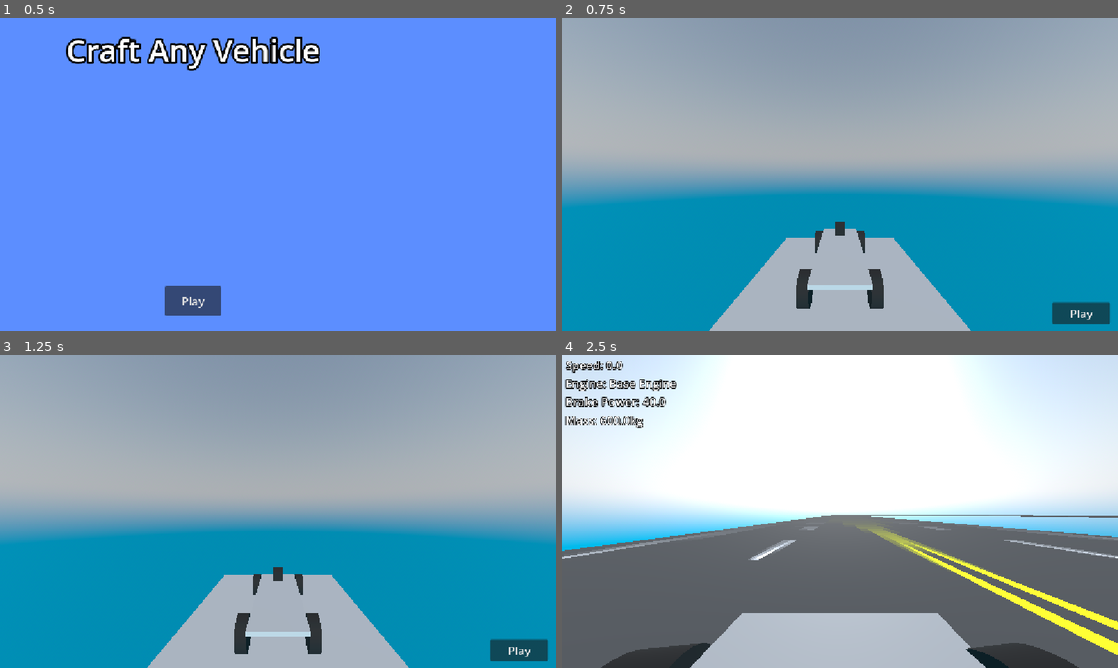
Above: before the commit, frames 1-4 (two rows, left to right).
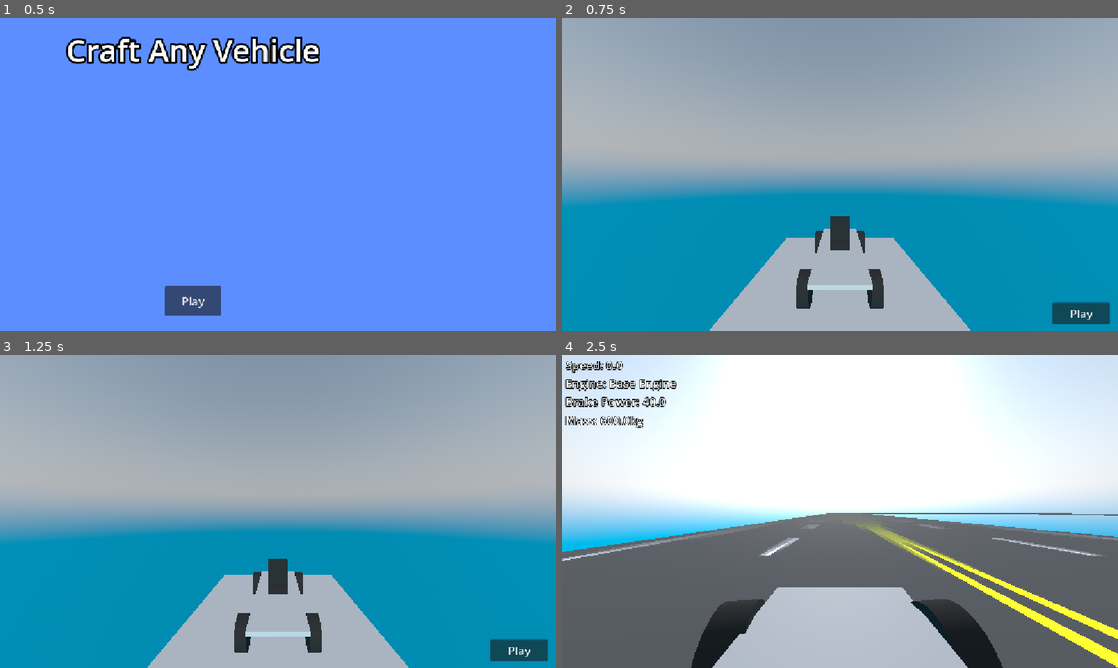
Above: after the commit, the same moments.

Repository: bladeclickers/craft_any_vehicle
Game: Godot game, scene res://scenes/start.tscn
Same seed, same stepped clock (60 frames per second), same inputs: the game is played once before the commit and once after it.
Inputs (mouse positions are in pixels of both pictures, inside the frame that each line leads up to):
- Up to frame 1 (0.5 s): no input
- Up to frame 2 (0.75 s): click "Play" at 0.5 s
- Up to frame 3 (1.25 s): no input
- Up to frame 4 (2.5 s): click "Play" at 1.25 s; tap Enter at 2 s; move the mouse to (962, 495) at 2.02 s; hold Right (ui_right) from 2.03 s (still down); hold A (a) from 2.03 s (still down); click (962, 495) at 2.17 s; tap C (camera) at 2.3 s

Frame 1 is identical in both runs. In frame 2, 0.3% of the frame differs, in the area x 48-52%, y 63-75%; in frame 3, 0.4%; in frame 4, 11%, in the area x 0-100%, y 50-100%.

Commit message:
add engine position toggle + seat + center of mass accuracy

Diff:
--- a/assets/base_car.gd
+++ b/assets/base_car.gd
@@ -3,7 +3,10 @@
 const BASE_MASS = 500
 const MAX_STEERANGLE = 0.15
 const THIRD_PERSON = Vector3(0, 0.733, -2.667)
-const FIRST_PERSON = Vector3(0, 0.351, 0.661)
+const FIRST_PERSON = Vector3(0, 0.441, 0.106)
+const BASE_CENTER_MASS = Vector3(0, 0, 0)
+const MEDIUM_CENTER_MASS = Vector3(0, 0, -0.25)
+const BIG_CENTER_MASS = Vector3(0, 0, -0.5)
 
 var editor_mode = false
 
@@ -33,14 +36,21 @@
 	for wheel in wheels:
 		wheel.find_child("StaticBody3D").find_child("CollisionShape3D").disabled = true
 
+	if Globals.engine_type == "Base Engine":
+		center_of_mass.z = BASE_CENTER_MASS.z
+	elif Globals.engine_type == "Medium Engine":
+		center_of_mass.z = MEDIUM_CENTER_MASS.z if Globals.rear_engine else -MEDIUM_CENTER_MASS.z
+	elif Globals.engine_type == "Big Engine":
+		center_of_mass.z = BIG_CENTER_MASS.z if Globals.rear_engine else -BIG_CENTER_MASS.z
+
 	var speed = linear_velocity.dot(global_transform.basis.z)
 	cam.fov = clamp(80 + speed/1.5, 80, 120)
 
 	if Input.is_action_just_pressed("camera"):
-		if cam.position == FIRST_PERSON:
+		if cam.position == THIRD_PERSON:
+			cam.position = FIRST_PERSON
+		else:
 			cam.position = THIRD_PERSON
-		else:
-			cam.position = FIRST_PERSON
 
 	var target_steer = 0.0
 	if Input.is_action_pressed("a"):
--- a/assets/base_car.tscn
+++ b/assets/base_car.tscn
@@ -8,7 +8,7 @@
 [ext_resource type="Script" uid="uid://c3qjrvdox1i85" path="res://assets/scripts/vehicle_wheel_3d_4.gd" id="5_u7av8"]
 
 [sub_resource type="BoxShape3D" id="BoxShape3D_e4klq"]
-size = Vector3(1.2, 1.2, 2.9995117)
+size = Vector3(1.2, 0.9739014, 2.9995117)
 
 [sub_resource type="StandardMaterial3D" id="StandardMaterial3D_1ca31"]
 albedo_color = Color(0, 0, 0, 1)
@@ -30,16 +30,21 @@
 material = SubResource("StandardMaterial3D_h7toe")
 
 [sub_resource type="BoxShape3D" id="BoxShape3D_f75wj"]
+size = Vector3(1, 0.9423828, 1)
+
+[sub_resource type="StandardMaterial3D" id="StandardMaterial3D_m0rtx"]
+albedo_color = Color(0, 0, 0, 1)
 
 [node name="BaseCar" type="VehicleBody3D" unique_id=347472439]
 mass = 600.0
+center_of_mass_mode = 1
 script = ExtResource("1_5olyx")
 
 [node name="floor" type="CSGBox3D" parent="." unique_id=57415878]
 transform = Transform3D(1, 0, 0, 0, 0.073, 0, 0, 0, 3.228, 0, -0.20551383, 0)
 
 [node name="CollisionShape3D" type="CollisionShape3D" parent="." unique_id=1080989114]
-transform = Transform3D(0.8206277, 0, 0, 0, 0.06322056, 0, 0, 0, 1.072821, 0, -0.19190997, 0.0002619192)
+transform = Transform3D(0.8206277, 0, 0, 0, 0.06322056, 0, 0, 0, 1.072821, 0, -0.19905701, 0.0002619192)
 shape = SubResource("BoxShape3D_e4klq")
 
 [node name="VehicleWheel3D" type="VehicleWheel3D" parent="." unique_id=818048100]
@@ -47,6 +52,7 @@
 use_as_traction = true
 use_as_steering = true
 wheel_radius = 0.3
+wheel_friction_slip = 2.5
 suspension_stiffness = 60.0
 damping_compression = 2.3
 damping_relaxation = 4.4
@@ -67,6 +73,7 @@
 transform = Transform3D(1, 0, 0, 0, 1, 0, 0, 0, 1, 0.6, -0.3, -1.2)
 use_as_traction = true
 wheel_radius = 0.3
+wheel_friction_slip = 2.5
 suspension_stiffness = 60.0
 damping_compression = 2.3
 damping_relaxation = 4.4
@@ -88,6 +95,7 @@
 use_as_traction = true
 use_as_steering = true
 wheel_radius = 0.3
+wheel_friction_slip = 2.5
 suspension_stiffness = 60.0
 damping_compression = 2.3
 damping_relaxation = 4.4
@@ -108,6 +116,7 @@
 transform = Transform3D(1, 0, 0, 0, 1, 0, 0, 0, 1, -0.6, -0.3, -1.2)
 use_as_traction = true
 wheel_radius = 0.3
+wheel_friction_slip = 2.5
 suspension_stiffness = 60.0
 damping_compression = 2.3
 damping_relaxation = 4.4
@@ -125,11 +134,11 @@
 shape = SubResource("CylinderShape3D_5id6d")
 
 [node name="Camera3D" type="Camera3D" parent="." unique_id=1753665445]
-transform = Transform3D(-1, 0, -8.742278e-08, 0, 1, 0, 8.742278e-08, 0, -1, 0, 0.733, -2.6673381)
+transform = Transform3D(-1, 0, -8.742278e-08, 0, 1, 0, 8.742278e-08, 0, -1, 0, 0.733, -2.667)
 fov = 80.0
 
 [node name="engine" type="StaticBody3D" parent="." unique_id=1722377717]
-transform = Transform3D(0.31097096, 0, 0, 0, 0.24565612, 0, 0, 0, 0.7086776, 0, -0.045682654, -1.1745133)
+transform = Transform3D(0.31097096, 0, 0, 0, 0.24565612, 0, 0, 0, 0.7086776, 0, -0.046, -1.175)
 script = ExtResource("2_1ca31")
 
 [node name="MeshInstance3D" type="MeshInstance3D" parent="engine" unique_id=1873077162]
@@ -137,7 +146,25 @@
 mesh = SubResource("BoxMesh_f75wj")
 
 [node name="CollisionShape3D" type="CollisionShape3D" parent="engine" unique_id=249549347]
+transform = Transform3D(1, 0, 0, 0, 1, 0, 0, 0, 1, 0, 0.028808624, 0)
 shape = SubResource("BoxShape3D_f75wj")
+
+[node name="seat" type="Node3D" parent="." unique_id=1522892444]
+transform = Transform3D(1, 0, 0, 0, 1, 0, 0, 0, 1, 0, 0.014, -0.77)
+
+[node name="CSGBox3D" type="CSGBox3D" parent="seat" unique_id=1767645845]
+transform = Transform3D(1, 0, 0, 0, 1, 0, 0, 0, 1, -0.0014648438, 0.16864014, 0.6073594)
+use_collision = true
+size = Vector3(0.45996094, 0.6627197, 0.08691406)
+material = SubResource("StandardMaterial3D_m0rtx")
+
+[node name="CSGBox3D2" type="CSGBox3D" parent="seat" unique_id=1241736392]
+transform = Transform3D(1, 0, 0, 0, 1, 0, 0, 0, 1, -0.0014648438, -0.11432906, 0.81501514)
+use_collision = true
+size = Vector3(0.45996094, 0.098587036, 0.32666016)
+material = SubResource("StandardMaterial3D_m0rtx")
+
+[node name="body" type="Node3D" parent="." unique_id=2051364754]
 
 [connection signal="mouse_entered" from="VehicleWheel3D/StaticBody3D" to="VehicleWheel3D" method="_on_static_body_3d_mouse_entered"]
 [connection signal="mouse_exited" from="VehicleWheel3D/StaticBody3D" to="VehicleWheel3D" method="_on_static_body_3d_mouse_exited"]
--- a/assets/scripts/engine.gd
+++ b/assets/scripts/engine.gd
@@ -1,5 +1,7 @@
 extends StaticBody3D
 
+const REAR_POS = Vector3(0.0, -0.04, -1.175)
+const FRONT_POS = Vector3(0.0, -0.04, 1.175)
 const BASE_SCALE = Vector3(0.274, 0.246, 0.594)
 const MEDIUM_SCALE = Vector3(0.311, 0.246, 0.709)
 const BIG_SCALE = Vector3(0.386, 0.246, 0.811)
@@ -11,6 +13,8 @@
 	mesh.mesh.material.albedo_color = color
 
 func _process(_delta: float) -> void:
+	position = REAR_POS if Globals.rear_engine else FRONT_POS
+
 	if Globals.engine_type == "Base Engine":
 		scale = BASE_SCALE
 	elif Globals.engine_type == "Medium Engine":
--- a/misc/globals.gd
+++ b/misc/globals.gd
@@ -6,3 +6,4 @@
 var engine_force = 400.0
 var brake_force = 40.0
 var mass = 100.0
+var rear_engine = true
--- a/misc/property_pane.gd
+++ b/misc/property_pane.gd
@@ -7,8 +7,10 @@
 @onready var hp_label = $hp_label
 @onready var weight_label = $weight_label
 @onready var engine_select = $engine_select
+@onready var position_toggle = $position_toggle
 
 func _process(_delta: float) -> void:
+	Globals.rear_engine = position_toggle.button_pressed
 	var id = engine_select.get_selected_id()
 	if id != prev_id:
 		if id == 0:
--- a/scenes/editor.tscn
+++ b/scenes/editor.tscn
@@ -28,6 +28,9 @@
 
 [sub_resource type="LabelSettings" id="LabelSettings_e4klq"]
 font_size = 18
+
+[sub_resource type="Theme" id="Theme_xg7d5"]
+default_font_size = 12
 
 [node name="Editor" type="Node3D" unique_id=240211013]
 script = ExtResource("1_pxqd5")
@@ -64,7 +67,7 @@
 [node name="engine_pane" type="Panel" parent="." unique_id=792284564]
 visible = false
 offset_right = 299.0
-offset_bottom = 146.0
+offset_bottom = 165.0
 script = ExtResource("4_q68jb")
 
 [node name="weight_label" type="Label" parent="engine_pane" unique_id=492105756]
@@ -149,6 +152,17 @@
 editable = false
 scrollable = false
 
+[node name="position_toggle" type="CheckButton" parent="engine_pane" unique_id=774604122]
+layout_mode = 0
+offset_left = 7.0
+offset_top = 133.0
+offset_right = 124.0
+offset_bottom = 164.0
+theme = SubResource("Theme_xg7d5")
+button_pressed = true
+text = "Rear Engine"
+alignment = 2
+
 [node name="wheel_pane" type="Panel" parent="." unique_id=1620656456]
 visible = false
 offset_right = 299.0
